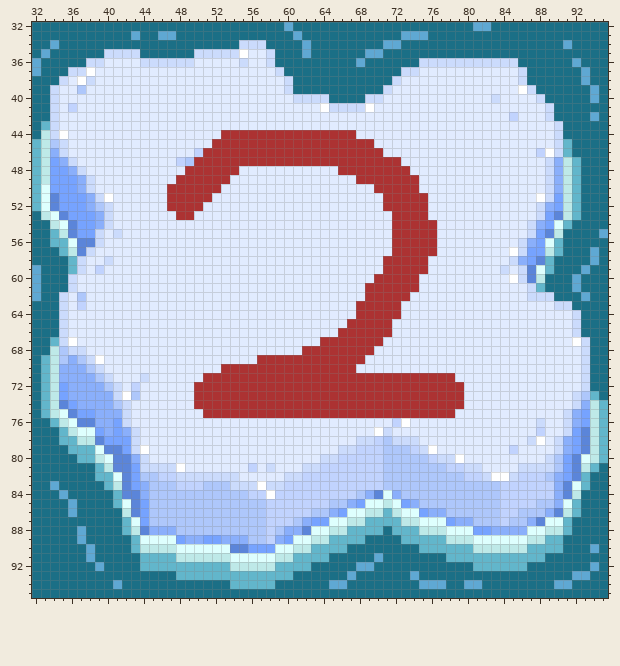
Two versions of one sprite sheet, Assets/Resources/Sprites/IceBerg_Size_2.png. The first picture shows the starting point.
The file is 64x64 pixels. Shown: x 32..95, y 32..95. The old version is drawn lined up with the new one, on the new canvas.
New version:
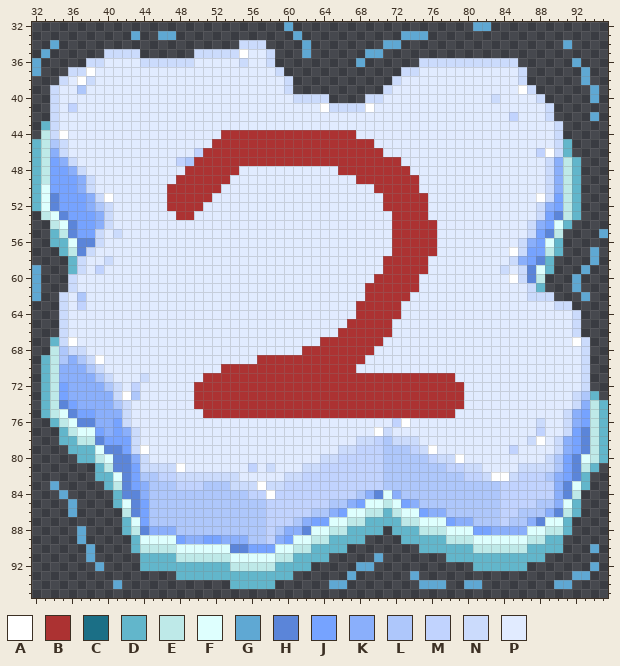
Palette (. is transparent): A #ffffff  B #ac3232  C #1b6f86  D #62b6cb  E #bee9e8  F #defffe  G #5fa8d3  H #5b85d9  J #76a3ff  K #8aaffb  L #aec7fb  M #c1d3fe  N #cbdbfc  P #e1ebff
Author's note on the commit: update of iceberg tile size
The edit:
canvas 64x64 -> 128x128, the old top-left corner now at 32,32
Changed rows in their new state; - is an unchanged pixel.
first column x 32:
32 ............................-....................--.............
33 ...........-..--.............-...........---....................
34 ..-....................---....-........--..................-....
35 .-......----......---------...-......--.........................
36 -.....---------------------.........-......-----------......-...
37 -...------------------------.............--------------......-..
38 ...--------------------------...........---------------......-..
39 ..---------------------------..........-----------------......-.
40 ..-------------------------------....--------------------.....-.
41 ..--------------------------------------------------------......
42 ..--------------------------------------------------------....-.
43 .----------------------------------------------------------.....
44 .----------------------------------------------------------.....
45 ------------------------------------------------------------....
46 ------------------------------------------------------------....
47 -------------------------------------------------------------...
48 -------------------------------------------------------------...
49 -------------------------------------------------------------...
50 -------------------------------------------------------------...
51 -------------------------------------------------------------...
52 -------------------------------------------------------------...
53 .------------------------------------------------------------...
54 ..----------------------------------------------------------....
55 ..---------------------------------------------------------....-
56 ..---------------------------------------------------------.....
57 ...--------------------------------------------------------...-.
58 ....------------------------------------------------------....-.
59 -...------------------------------------------------------...-..
60 -...-----------------------------------------------------...-...
61 -...-----------------------------------------------------...-...
62 -..-------------------------------------------------------...-..
63 ...---------------------------------------------------------....
64 ...----------------------------------------------------------...
65 ...----------------------------------------------------------...
66 ...----------------------------------------------------------...
67 ..------------------------------------------------------------..
68 ..------------------------------------------------------------..
69 .-------------------------------------------------------------..
70 .-------------------------------------------------------------..
71 .-------------------------------------------------------------..
72 .-------------------------------------------------------------..
73 .--------------------------------------------------------------.
74 .---------------------------------------------------------------
75 .---------------------------------------------------------------
76 ..--------------------------------------------------------------
77 ...-------------------------------------------------------------
78 ...-------------------------------------------------------------
79 ....------------------------------------------------------------
80 .....-----------------------------------------------------------
81 .......--------------------------------------------------------.
82 .......-------------------------------------------------------..
83 ..-.....------------------------------------------------------..
84 ...-.....----------------------------------------------------...
85 ....-....----------------------------------------------------...
86 ....-.....---------------------------------------------------...
87 ..........--------------------------------------------------....
88 .....-....-----------------------------.--------------------....
89 .....-.....--------------------------....------------------.....
90 ......-....------------------------........----------------...-.
91 ......-.....---------------------.....-.......-----------.......
92 .......-....-------------------.....--...........------.......-.
93 ................-------------......-......-.................--..
94 .........-............-----......--........---..--........--....
95 ................................................................
Boxes around the changes in both pictures, in picture pixels (x1, y1, x2, y2):
erased: (32, 22, 608, 598)
